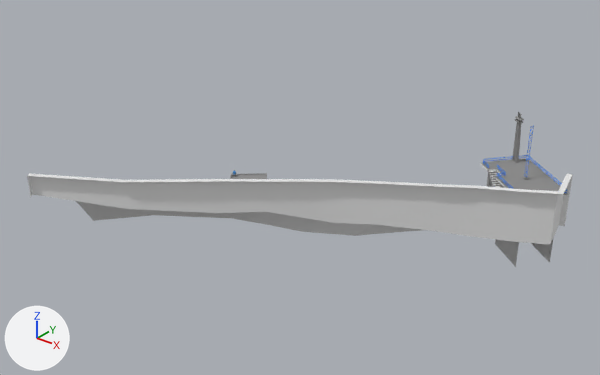
The glTF model Cont_Models/Sector6/Msh_Sect06_Sitio.glb: old version first, new version second.
Camera for both pictures: a 50 mm lens placed at (51.6, -92.6, 127.4), pointed at (-55.5, 41.3, 44.4). The lights are fixed; the arrows at lower left show +X, +Y and +Z. Vertices at the same position are counted once.

The first picture shows 'Msh_Sitio'.
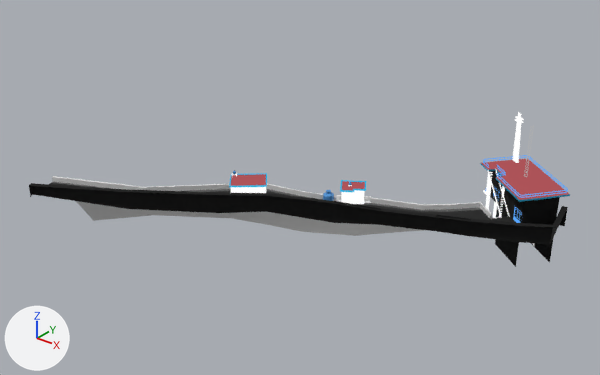
Boxes [x1, y1, x2, y2] around the edits, measured in the pictures (600 x 375 px; the box of a moved part takes in the faces that stretch with it):
'Msh_Sitio', recoloured, reshaped (grey to black)
    before: [27, 112, 573, 267]
    after: [29, 112, 570, 267]
part 1 of me_plane_004, moved or reshaped
    before: [27, 174, 573, 244]
    after: [29, 183, 568, 244]
part 2 of me_plane_004, recoloured (grey to brown)
    before: [230, 125, 570, 267]
    after: [50, 125, 570, 267]

Edits to the bpy script that builds the scene:
```text
Change mat_mat_sitio_paredes:
    remove # nodes: BsdfPrincipled, Mix, OutputMaterial, VertexColor
    remove # colours: grey #8d8d8d
    nodes: BsdfTransparent, Emission, LightPath, MixShader, OutputMaterial, VertexColor
Change mat_mat_sitio_herreria:
    remove # nodes: BsdfPrincipled, Mix, OutputMaterial, VertexColor
    remove # colours: blue #5ba4f5
    nodes: BsdfTransparent, Emission, LightPath, MixShader, OutputMaterial, VertexColor
Change me_plane_004:
    used by ob_msh_sitio; location = (-46.9, 51.6, 39.0)
    remove me_plane_004.from_pydata(...)  # 4150 vertices, 5711 faces; spans x -59.4..44.6, y -53.5..33.4, z -11.6..20.4
    add me_plane_004.from_pydata(...)  # 4150 vertices, 5735 faces; spans x -59.4..44.6, y -53.5..33.4, z -11.6..20.4
    me_plane_004 part 1
    8 vertices in x 28.2..44.6, y 1.6..21.0, z 12.1 move by (0.0, 0.0, -7.9)
    4 vertices in x -50.3..-30.9, y -53.5..-41.5, z 12.1 move by (0.0, 0.0, -2.3)
    12 vertices move from x -16.5..22.8, y -29.9..-1.5, z 12.1 to x -16.5..22.8, y -29.9..-1.5, z 4.8..8.9
    me_plane_004 part 2: 4168 kept faces spanning x -54.5..44.6, y -53.5..33.4, z -10.8..20.4 get new vertex colours
```
